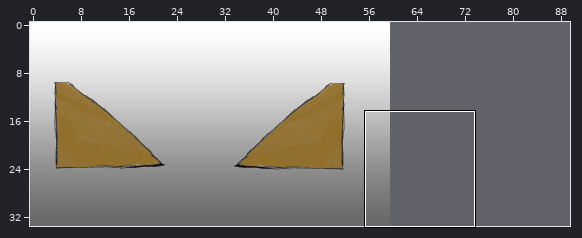
A Tiled map gets an edit: android/assets/maps/Level5.tmx. The picture above shows the old version from afar; the outline marks the close-up.
Close-up. First the earlier version:
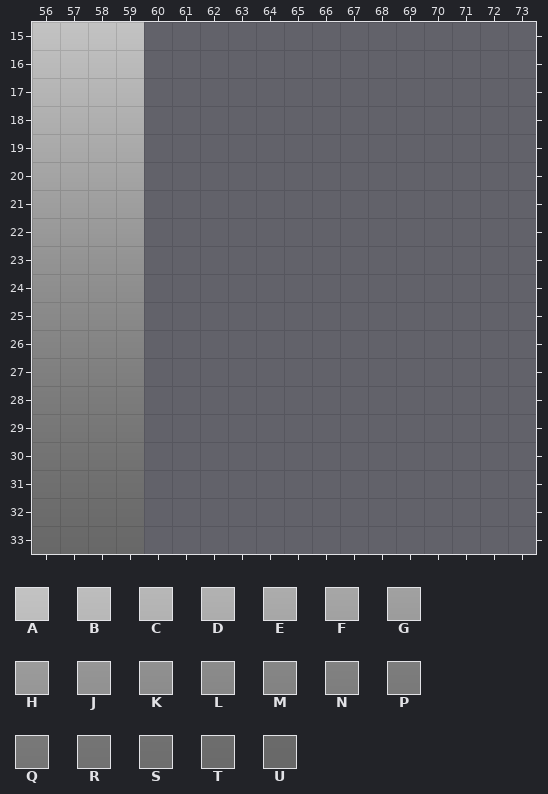
Cells are 32x32 px. Shown: x 56..73, y 15..33. The commit also changed other parts of the map, which this record leaves out. The old version is drawn lined up with the new one.
Key: from "Level2_Background": A 840, B 900, C 960, D 1020, E 1080, F 1140, G 1200, H 1260, J 1320, K 1380, L 1440, M 1500, N 1560, P 1620, Q 1680, R 1740, S 1800, T 1860, U 1920.
_ is an empty cell.
Layer "Background" before, first column x 56:
15 AAAA______________
16 BBBB______________
17 CCCC______________
18 DDDD______________
19 EEEE______________
20 FFFF______________
21 GGGG______________
22 HHHH______________
23 JJJJ______________
24 KKKK______________
25 LLLL______________
26 MMMM______________
27 NNNN______________
28 PPPP______________
29 QQQQ______________
30 RRRR______________
31 SSSS______________
32 TTTT______________
33 UUUU______________
The result:
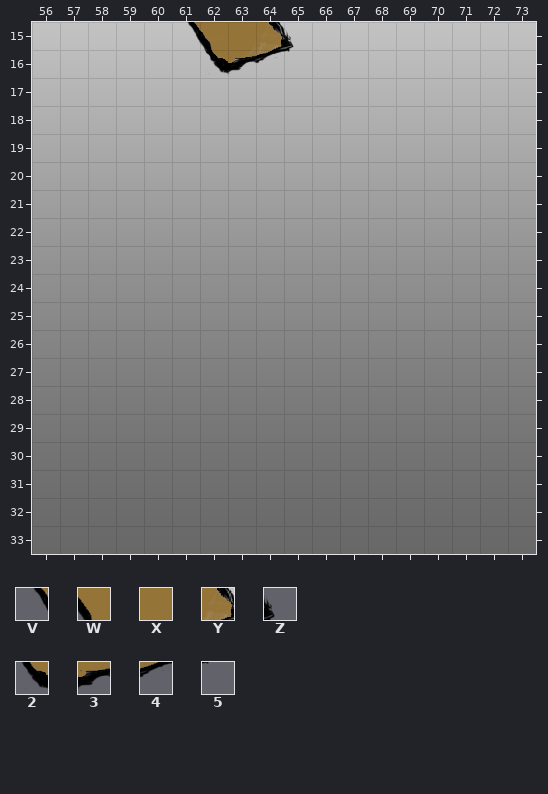
Further tiles: from "Level3_Platform2": V 100, W 101, X 102, Y 103, Z 104, 2 116, 3 117, 4 118, 5 119.
Tiles of an added or newly shown layer are drawn over the layers below it.
See-through tiles are keyed as they look on the map.
Change:
Changed rows in their new state; . is an unchanged cell.
map size 60x34 -> 90x34 cells
Layer "Background":
first column x 60:
15 AAAAAAAAAAAAAA
16 BBBBBBBBBBBBBB
17 CCCCCCCCCCCCCC
18 DDDDDDDDDDDDDD
19 EEEEEEEEEEEEEE
20 FFFFFFFFFFFFFF
21 GGGGGGGGGGGGGG
22 HHHHHHHHHHHHHH
23 JJJJJJJJJJJJJJ
24 KKKKKKKKKKKKKK
25 LLLLLLLLLLLLLL
26 MMMMMMMMMMMMMM
27 NNNNNNNNNNNNNN
28 PPPPPPPPPPPPPP
29 QQQQQQQQQQQQQQ
Layer "Platforms" (added):
first column x 61:
15 VWXYZ
16 .2345
